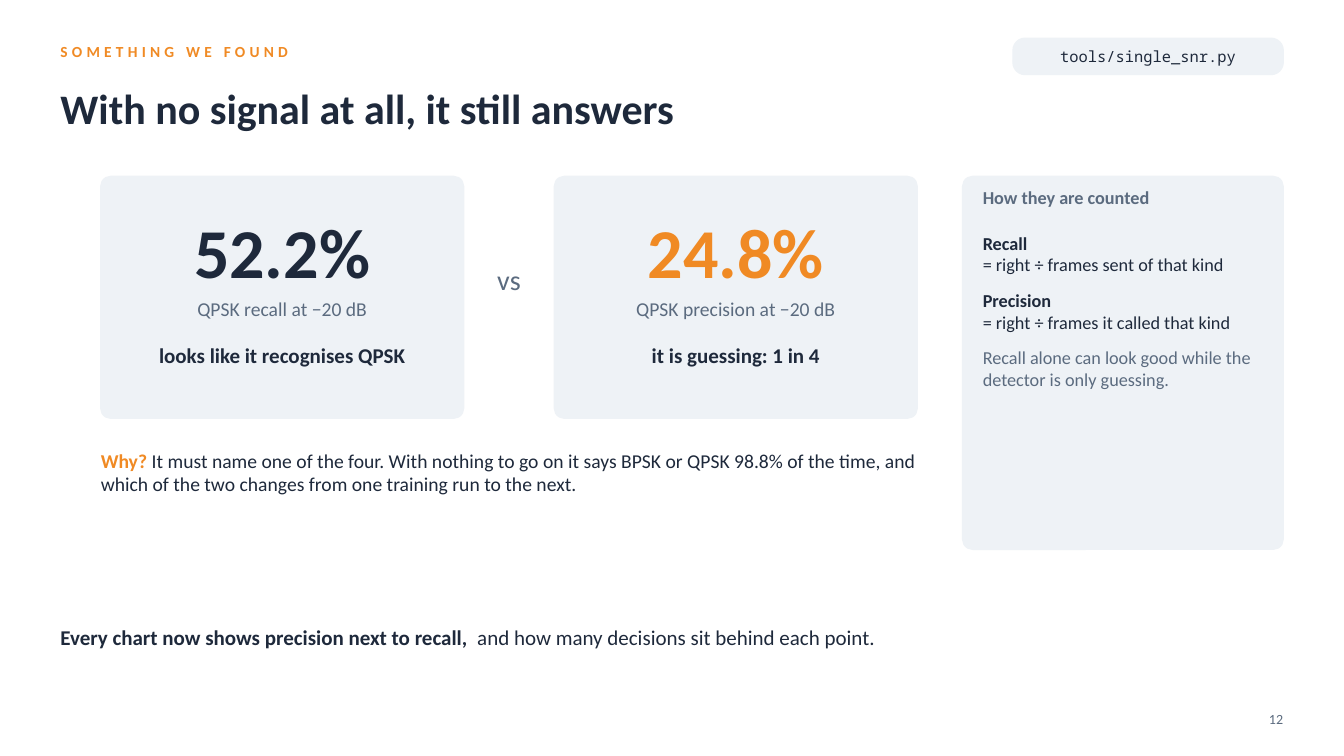
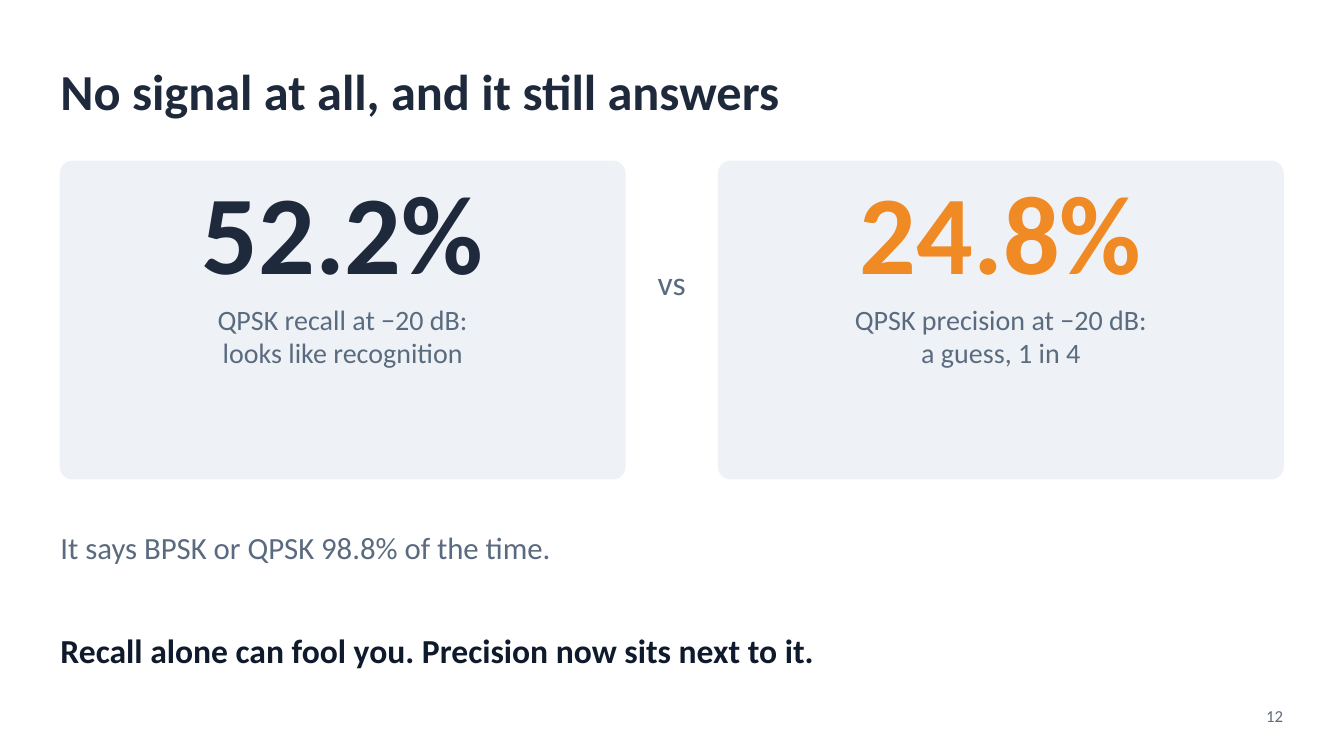
Before and after one commit to YusufBilo78/amc, a slide deck: slide 12 of deck/moshe_2016_simple.pptx. Drawn at 1344x756 pixels with LibreOffice and Linux fonts; fonts in the diff are those of the drawing. Boxes give left, top, right and bottom in pixels: in the first picture for what was removed or moved away, otherwise in the second. Text is boxed around its words. In the diff, an @@ line names an element or a change of style, - is before the commit and + after.

```diff
--- a/deck/moshe_2016_simple.pptx
+++ b/deck/moshe_2016_simple.pptx
@@ text removed at (60, 47, 288, 57) @@
-SOMETHING WE FOUND
@@ text removed at (1060, 50, 1236, 66) @@
-tools/single_snr.py
@@ text at (60, 74, 780, 119): text changed; size 30 to 36 pt @@
-With no signal at all, it still answers
+No signal at all, and it still answers
@@ rounded rectangle at (60, 161, 625, 479): proportions changed @@
@@ rounded rectangle: place and size @@
-rounded rectangle at (101, 176, 464, 418)
+rounded rectangle at (60, 161, 625, 479)
@@ rounded rectangle removed at (555, 176, 918, 418) @@
@@ rounded rectangle: place and size @@
-rounded rectangle at (1013, 38, 1284, 75)
+rounded rectangle at (719, 161, 1284, 479)
@@ rounded rectangle at (719, 161, 1284, 479): proportions changed @@
@@ rounded rectangle removed at (963, 176, 1284, 549) @@
@@ text "52.2%": place and size @@
-text "52.2%" at (194, 229, 370, 279)
+text "52.2%" at (202, 196, 484, 275)
@@ text "52.2%" at (202, 196, 484, 275): size 50 to 80 pt @@
@@ text "24.8%" at (860, 196, 1142, 275): size 50 to 80 pt @@
@@ text "24.8%": place and size @@
-text "24.8%" at (648, 229, 824, 279)
+text "24.8%" at (860, 196, 1142, 275)
@@ text removed at (983, 191, 1150, 207) @@
-How they are counted
@@ text removed at (983, 237, 1251, 389) @@
-Recall
-= right ÷ frames sent of that kind
-Precision
-= right ÷ frames it called that kind
-Recall alone can look good while the detector is only guessing.
@@ text "vs": place and size @@
-text "vs" at (497, 276, 521, 290)
+text "vs" at (658, 278, 686, 295)
@@ text "vs" at (658, 278, 686, 295): size 20 to 24 pt @@
@@ text at (218, 310, 467, 368): text changed; size 14 to 20 pt @@
-QPSK recall at −20 dB
+QPSK recall at −20 dB:
+looks like recognition
@@ text at (855, 310, 1146, 368): text changed; size 14 to 20 pt @@
-QPSK precision at −20 dB
+QPSK precision at −20 dB:
+a guess, 1 in 4
@@ text removed at (652, 348, 820, 367) @@
-it is guessing: 1 in 4
@@ text removed at (101, 454, 915, 495) @@
-Why? It must name one of the four. With nothing to go on it says BPSK or QPSK 98.8% of the time, and which of the two changes from one training run to the next.
@@ text at (60, 537, 551, 564): text changed; size 15 to 22 pt; text colour #1E293B to #5B6B7F; bold off @@
-looks like it recognises QPSK
+It says BPSK or QPSK 98.8% of the time.
@@ text "Recall alone can fool you. ..." at (60, 639, 814, 669): vertical alignment top to middle @@
@@ text at (60, 639, 814, 669): text changed; size 15 to 24 pt; text colour #1E293B to #0F1B2D @@
-Every chart now shows precision next to recall, and how many decisions sit behind each point.
+Recall alone can fool you. Precision now sits next to it.
@@ text "12" at (1266, 711, 1283, 722): size 10 to 12 pt @@
```
Also in this commit, not shown: 13 other slides changed, 3 other files.
